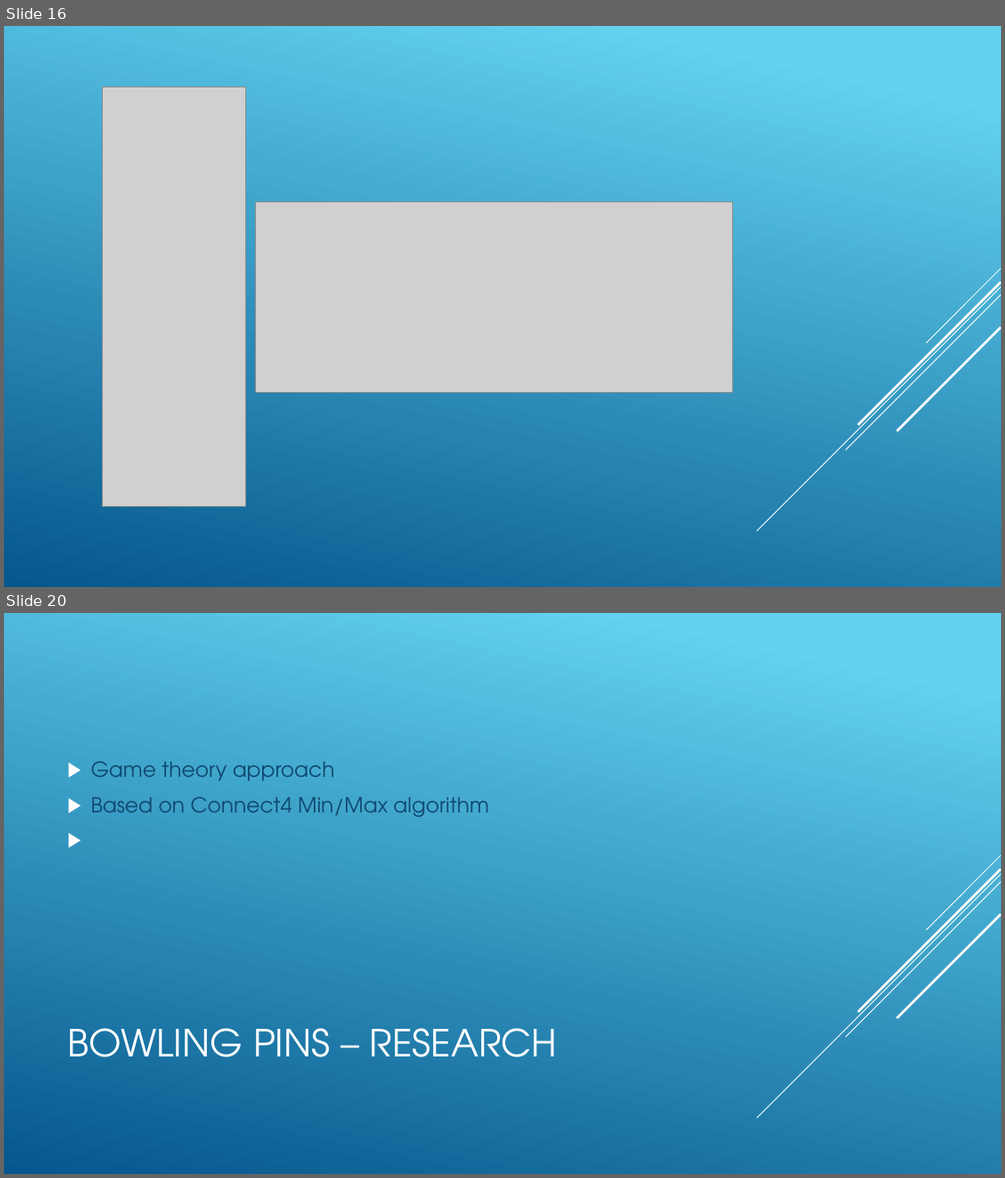
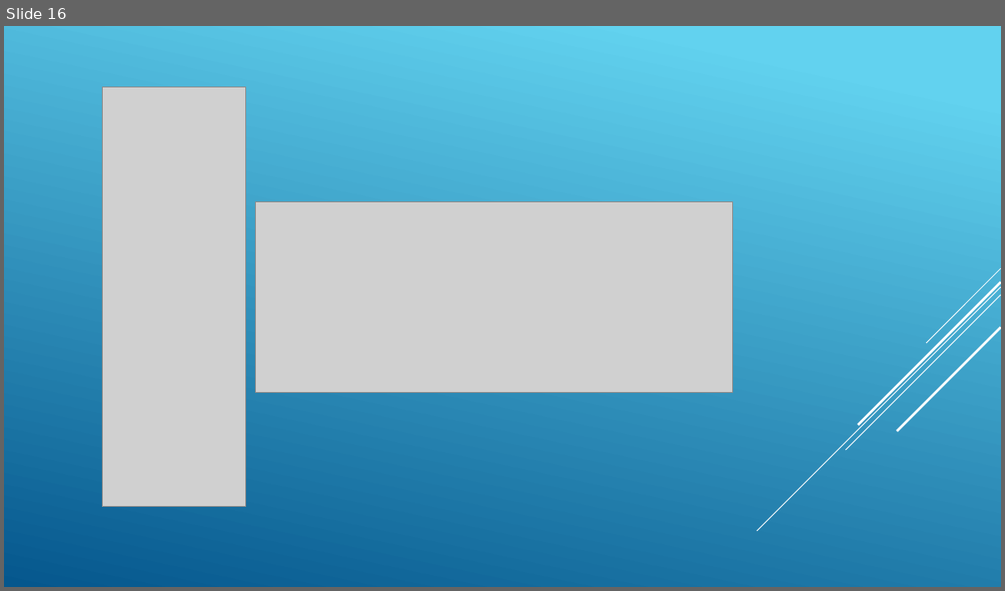
Before and after one commit to revature-scalawags/Project2-Group6, a slide deck: Group Twitter Stream - Project1.pptx. Shown one above the other, each under a label of ours: slides 16 and 20 before the commit, slide 16 after it; the slides between them are not shown. The pictures are 1005x1178 and 1005x591 pixels, drawn with LibreOffice and Linux fonts; fonts in the diff are those of the drawing; grey boxes stand for pictures. Boxes give left, top, right and bottom in pixels: in the first picture for what was removed or moved away, otherwise in the second. Text is boxed around its words. In the diff, an @@ line names an element or a change of style, - is before the commit and + after.

Commit message:
uppdated bowling pins slides

```diff
--- a/Group Twitter Stream - Project1.pptx
+++ b/Group Twitter Stream - Project1.pptx
@@ slide 20 removed at (x1=4, y1=613, x2=1001, y2=1174), background gradient #62D2EF to #05578D; not listed: 5 template elements that a slide beside it also shows @@
@@ text removed at (x1=91, y1=761, x2=488, y2=817) @@
-▶ Game theory approach
-▶ Based on Connect4 Min/Max algorithm
@@ title removed at (x1=67, y1=1028, x2=558, y2=1057) @@
-BOWLING PINS – RESEARCH
```
Also in this commit, not shown: 6 slides changed, 2 slides added, 1 other slide removed.
